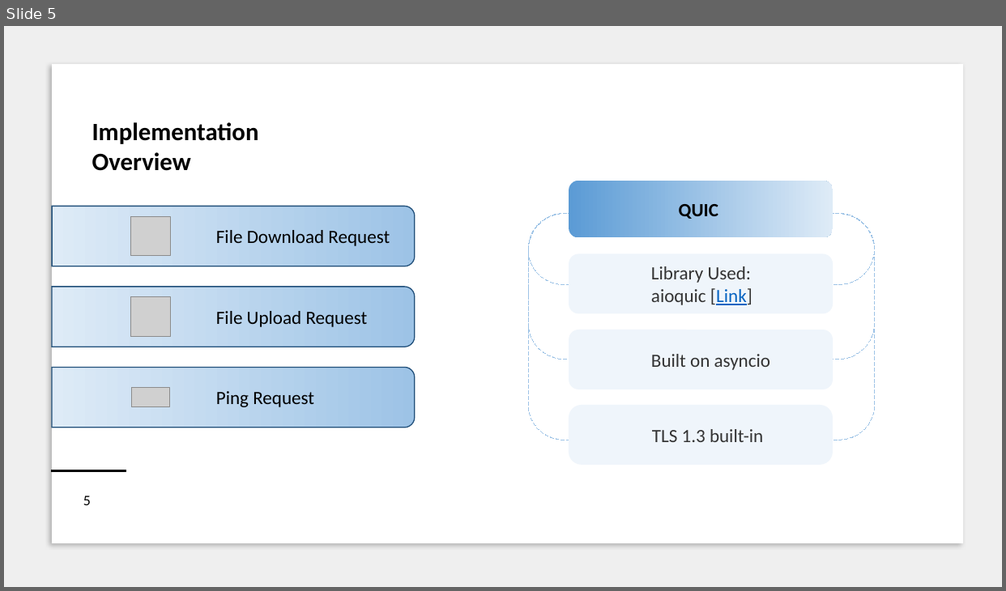
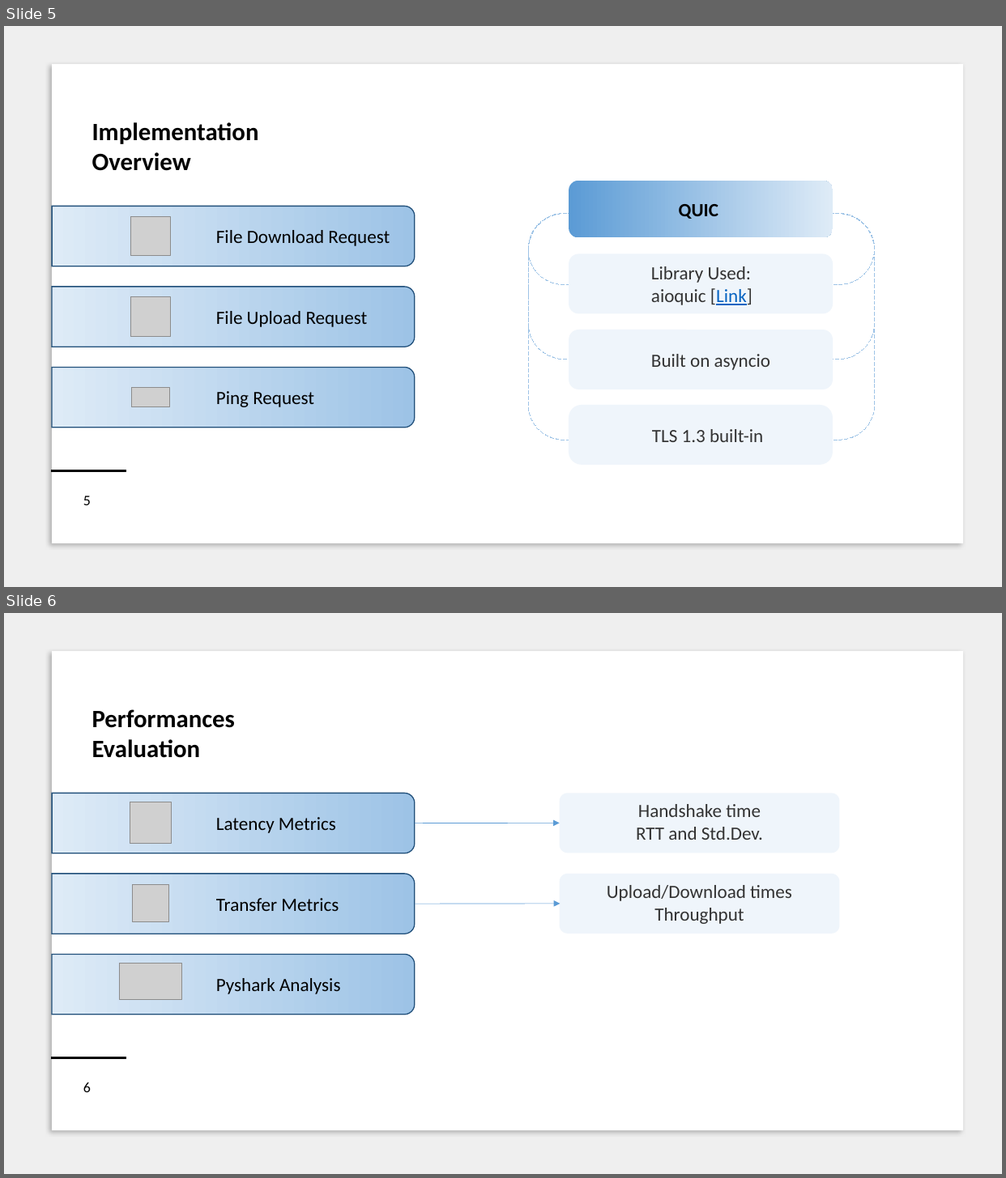
Before and after one commit to RicPu/NetworkSecurityProject, a slide deck: presentation/Presentation.pptx. Shown one above the other, each under a label of ours: slide 5 before the commit, slides 5 and 6 after it. The pictures are 1006x591 and 1006x1178 pixels, drawn with LibreOffice and Linux fonts; fonts in the diff are those of the drawing; grey boxes stand for pictures. Boxes give left, top, right and bottom in pixels: in the first picture for what was removed or moved away, otherwise in the second. Text is boxed around its words. In the diff, an @@ line names an element or a change of style, - is before the commit and + after.

```diff
--- a/presentation/Presentation.pptx
+++ b/presentation/Presentation.pptx
@@ slide 6 added at (4,613,1002,1174), background #D9D9D9 at 40% opacity @@
@@ rectangle added at (52,651,963,1131), fill #FFFFFF @@
@@ text added at (92,709,235,758), 24 pt, text #000000, bold @@
+Performances Evaluation
@@ round same rect added at (52,794,415,854), fill gradient #9DC3E6 to #DEEBF7, outline #F7FAFD 1 pt @@
@@ picture added at (130,802,172,844) @@
@@ rounded rectangle added at (560,794,839,854), fill #EFF5FB, 18 pt, text #333333 @@
+Handshake time
+RTT and Std.Dev.
@@ text added at (216,817,336,833), 18 pt, text #000000 @@
+Latency Metrics
@@ arrow added from (415, 824) to (560, 824), #5B9BD5 0.5 pt @@
@@ round same rect added at (52,874,415,934), fill gradient #9DC3E6 to #DEEBF7, outline #F7FAFD 1 pt @@
@@ rounded rectangle added at (560,874,839,934), fill #EFF5FB, 18 pt, text #333333 @@
+Upload/Download times
+Throughput
@@ picture added at (133,884,169,922) @@
@@ text added at (216,898,339,911), 18 pt, text #000000 @@
+Transfer Metrics
@@ arrow added from (415, 905) to (560, 904), #5B9BD5 0.5 pt @@
@@ round same rect added at (52,954,415,1015), fill gradient #9DC3E6 to #DEEBF7, outline #F7FAFD 1 pt @@
@@ picture added at (119,964,182,999) @@
@@ text added at (216,978,340,995), 18 pt, text #000000 @@
+Pyshark Analysis
@@ rectangle added at (52,1058,126,1059), fill #000000, outline #000000 1 pt @@
@@ text added at (83,1083,91,1093), 14 pt, text #000000 @@
+6
```
Also in this commit, not shown: 2 other slides added.
